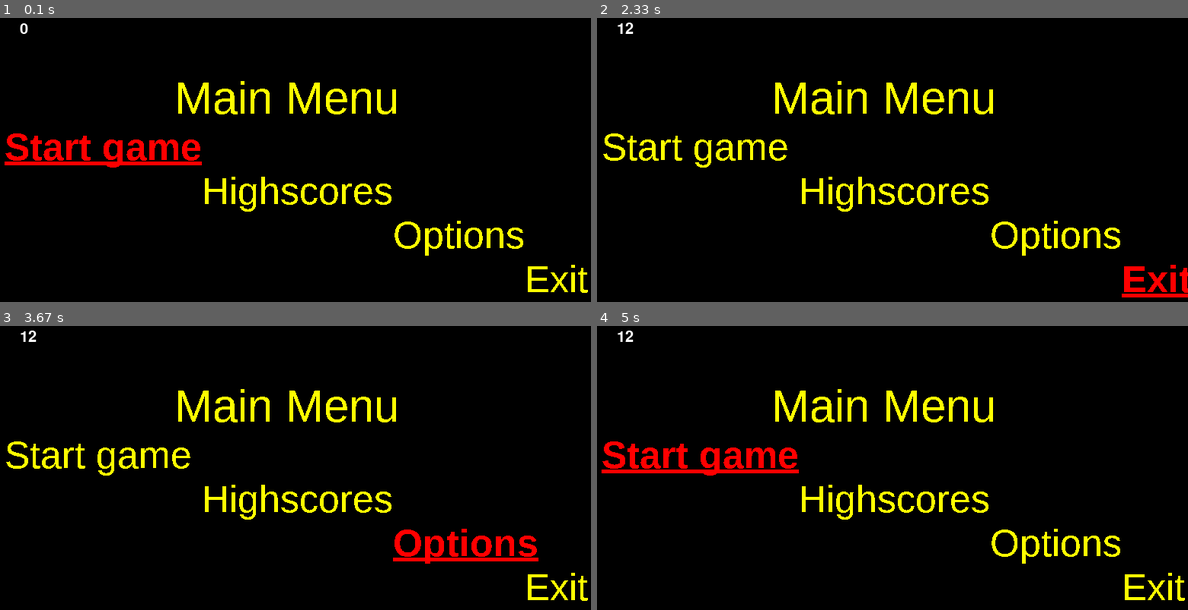
Above: before the commit, frames 1-4 (two rows, left to right).
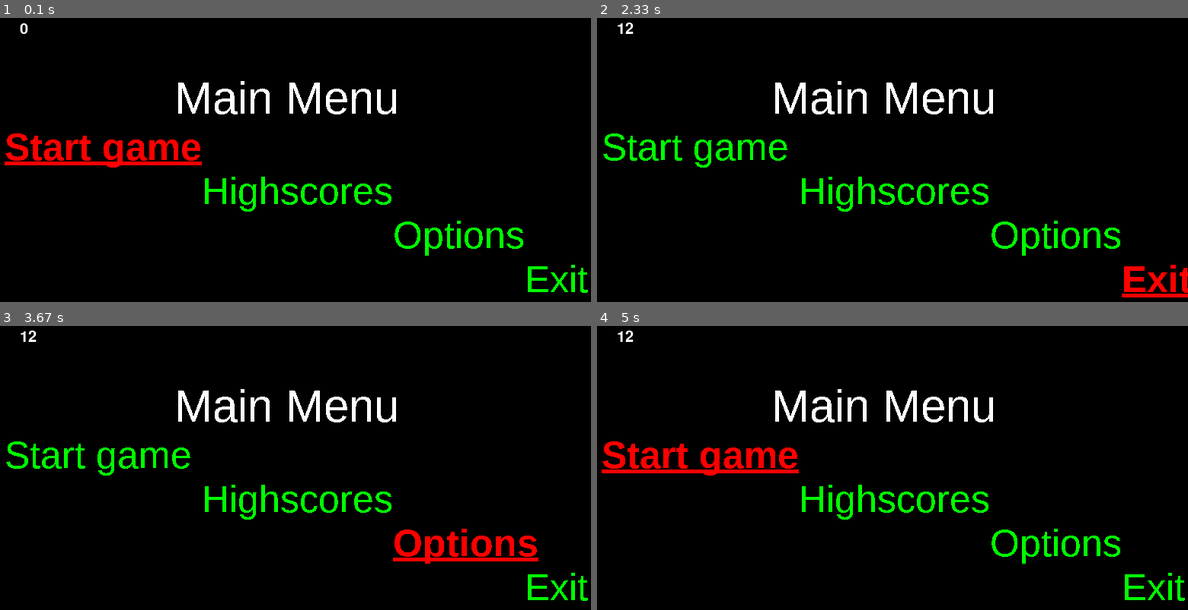
Above: after the commit, the same moments.

Repository: Gibson223/mod-5
Game: pygame game, started from py/main.py
Same seed, same stepped clock (60 frames per second), same inputs: the game is played once before the commit and once after it.
Inputs:
- Up to frame 1 (0.1 s): no input
- Up to frame 2 (2.33 s): hold Right 0.33-0.8 s; hold Right 0.83-1.3 s; hold Left 1.33-1.87 s; hold Left 1.9-2.3 s
- Up to frame 3 (3.67 s): hold Right 2.33-2.97 s; hold Left 3-3.47 s; hold Right from 3.5 s (still down)
- Up to frame 4 (5 s): release Right at 3.97 s; hold Right 4-4.47 s; hold Left from 4.5 s (still down)

The runs differ from the first frame. In frame 1, 3.3% of the frame differs, in the area x 30-100%, y 22-97%; in frame 2, 3.9%, in the area x 1-89%, y 22-84%; in frame 3, 3.5%; in frame 4, 3.3%.

Commit message:
refactored and shortened functional parts. unnecessary parts commented out and can be be deleted

Diff:
--- a/py/main.py
+++ b/py/main.py
@@ -406,7 +406,6 @@
 class MainMenu:
     """
     contains menu rendering and keyhandling specific to menu
-    i mean not yet but it should
     """
     mainFont = None
     subFont = None
@@ -445,47 +444,55 @@
         self.highlight = pygame.font.SysFont('arial', 50, bold=True)
         self.highlight.set_underline(True)
 
-        self.mainmenu = self.writeText('Main Menu', self.mainFont)
-        self.startgamemenu = self.writeText('Start game', self.highlight)
-        self.highscoremenu = self.writeText('Highscores', self.subFont)
-        self.optionsmenu = self.writeText('Options', self.subFont)
-        self.exitmenu = self.writeText('Exit', self.subFont)
-        self.menuItems = { 0:self.startgamemenu, 1:self.highscoremenu, 2:self.optionsmenu, 3:self.exitmenu}
+        self.mainmenu = self.highField('Main Menu', self, self.mainFont)
+        self.startgamemenu = self.highField(self.texts[0], self, self.highlight)
+        self.highscoremenu = self.highField(self.texts[1], self, self.subFont)
+        self.optionsmenu = self.highField(self.texts[2], self, self.subFont)
+        self.exitmenu = self.highField(self.texts[3], self, self.subFont)
+        self.menuItems = {0: self.startgamemenu, 1: self.highscoremenu, 2: self.optionsmenu, 3: self.exitmenu}
         self.selectedItem = 0
-        # for x in range(0, len(self.menuItems)):
-        #     print(self.menuItems[x].get_size())# width, height
-        self.mainmenu_Width = constants.WINDOW_WIDTH // 2 - self.mainmenu.get_width()//2
+
+        # self.mainmenu_Width = constants.WINDOW_WIDTH // 2 - self.mainmenu.width//2
+        # self.mainmenu_Height = constants.WINDOW_HEIGHT*1/4 - self.mainmenu.height//2
+        # self.widths = [ self.mainmenu_Width + constants.MAINFONT, self.widths[0] + constants.SUBFONT,
+        #                self.widths[2] + constants.SUBFONT, self.widths[3] + constants.SUBFONT ]
+        self.mainmenu_Width = constants.WINDOW_WIDTH // 2 - self.mainmenu.width//2
         self.startgamemenu_Width = 30 #constants.WINDOW_WIDTH/1000 # + self.startgamemenu.get_width()//2
-        self.highscoremenu_Width = self.startgamemenu_Width + self.startgamemenu.get_width()
-        self.optionsmenu_Width = self.highscoremenu_Width + self.highscoremenu.get_width()
-        self.exitmenu_Width = self.optionsmenu_Width + self.optionsmenu.get_width()
-        # height menuItems
-        self.mainmenu_Height = constants.WINDOW_HEIGHT*1/4 - self.mainmenu.get_height()//2
+        self.highscoremenu_Width = self.startgamemenu_Width + self.startgamemenu.width
+        self.optionsmenu_Width = self.highscoremenu_Width + self.highscoremenu.width
+        self.exitmenu_Width = self.optionsmenu_Width + self.optionsmenu.width
+        # self.heights = {0: self.mainmenu_Height + constants.MAINFONT, 1: self.heights[0] + constants.SUBFONT,
+        #                 2: self.heighs[2] + constants.SUBFONT, 3: self.heights[3] + constants.SUBFONT }
+        self.mainmenu_Height = constants.WINDOW_HEIGHT*1/4 - self.mainmenu.height//2
         self.startgamemenu_Height = self.mainmenu_Height + constants.MAINFONT
         self.highscoremenu_Height = self.startgamemenu_Height + constants.SUBFONT
         self.optionsmenu_Height = self.highscoremenu_Height + constants.SUBFONT
         self.exitmenu_Height = self.optionsmenu_Height + constants.SUBFONT
-        self.menucolor = 'RED'
 
         AudioObj.playMusic('menu')
 
         self.nextGameState = self
 
-    # TODO use subclass instances for the various screen items
-    # something like this
-    class MenuOption:
-        text = None
+    class highField():
+        parent = None
         width = None
         height = None
-
-        def __init__(self, width, height, text):
-            self.width, self.height = width, height
-            self.text = text
-
-            self.mainFont = pygame.font.SysFont('arial', 60)
-            self.subFont = pygame.font.SysFont('arial', 50)
-            self.highlight = pygame.font.SysFont('arial', 50, bold=True)
-            self.highlight.set_underline(True)
+        text = None
+
+        def __init__(self, text, parent, chosenfont=None):
+            self.parent = parent
+            if chosenfont == (None or self.parent.subFont):
+                # print('none')
+                self.text = self.parent.subFont.render(text, False, constants.colors['GREEN'])
+            elif chosenfont == self.parent.mainFont:
+                # print('main')
+                self.text = self.parent.mainFont.render(text, False, constants.colors['WHITE'])
+            else:
+                print('high')
+                self.text = self.parent.highlight.render(text, False, constants.colors['RED'])
+
+            self.width = self.text.get_width()
+            self.height = self.text.get_height()
 
     def handleKeys(self, keysPressed):
         if keyBindings.checkPress('exit', keysPressed):
@@ -493,15 +500,16 @@
             return
 
         if keyBindings.checkPress('left', keysPressed):
-            self.menuItems[self.selectedItem] = self.writeText(self.texts[self.selectedItem], self.subFont)
-            self.selectedItem = (self.selectedItem - 1) % len(self.menuItems)
-            self.menuItems[self.selectedItem] = self.writeText(self.texts[self.selectedItem], self.highlight)
+            self.move('left')
+            # self.menuItems[self.selectedItem] = self.highField(self.texts[self.selectedItem], self, chosenfont=self.subFont)
+            # self.selectedItem = (self.selectedItem - 1) % len(self.menuItems)
+            # self.menuItems[self.selectedItem] = self.highField(self.texts[self.selectedItem], self, chosenfont=self.highlight)
 
         if keyBindings.checkPress('right', keysPressed):
-            self.menuItems[self.selectedItem] = self.writeText(self.texts[self.selectedItem], self.subFont)
-            self.selectedItem = (self.selectedItem + 1) % len(self.menuItems)
-            self.menuItems[self.selectedItem] = self.writeText(self.texts[self.selectedItem], self.highlight)
-
+            self.move('right')
+            # self.menuItems[self.selectedItem] = self.highField(self.texts[self.selectedItem], self, chosenfont=self.subFont)
+            # self.selectedItem = (self.selectedItem + 1) % len(self.menuItems)
+            # self.menuItems[self.selectedItem] = self.highField(self.texts[self.selectedItem], self, chosenfont=self.highlight)
         if keyBindings.checkPress('activate', keysPressed):
 
             global GameStateObj
@@ -518,31 +526,29 @@
             elif self.selectedItem == 3:
                 pygame.event.post(pygame.event.Event(pygame.QUIT))
 
-    def writeText(self, text, font):
-        if font == self.mainFont:
-            return self.mainFont.render(text, False, constants.colors['YELLOW'])
-        if font == self.subFont:
-            return self.subFont.render(text, False, constants.colors['YELLOW'])
-        if font == self.highlight:
-            return self.highlight.render(text, False, constants.colors['RED'])
+    def move(self, move):
+        self.menuItems[self.selectedItem] = self.highField(self.texts[self.selectedItem], self,
+                                                           chosenfont=self.subFont)
+        self.selectedItem = (self.selectedItem + (1 if move == 'right' else - 1)) % len(self.menuItems)
+        self.menuItems[self.selectedItem] = self.highField(self.texts[self.selectedItem], self,
+                                                           chosenfont=self.highlight)
 
     def update(self, keystohandle):
         self.handleKeys(keystohandle)
-
         Screen.fill(constants.colors["BLACK"])
-
-        Screen.blit(self.mainmenu, (self.mainmenu_Width, self.mainmenu_Height))
-        Screen.blit(self.menuItems[0], (self.startgamemenu_Width, self.startgamemenu_Height))
-        Screen.blit(self.menuItems[1], (self.highscoremenu_Width, self.highscoremenu_Height))
-        Screen.blit(self.menuItems[2], (self.optionsmenu_Width, self.optionsmenu_Height))
-        Screen.blit(self.menuItems[3], (self.exitmenu_Width, self.exitmenu_Height))
+        Screen.blit(self.mainmenu.text, (self.mainmenu_Width, self.mainmenu_Height))
+        Screen.blit(self.menuItems[0].text, (self.startgamemenu_Width, self.startgamemenu_Height))
+        Screen.blit(self.menuItems[1].text, (self.highscoremenu_Width, self.highscoremenu_Height))
+        Screen.blit(self.menuItems[2].text, (self.optionsmenu_Width, self.optionsmenu_Height))
+        Screen.blit(self.menuItems[3].text, (self.exitmenu_Width, self.exitmenu_Height))
 
         pygame.time.delay(80)
 
 
 class HighScores:
-    # pygame.font.init()
-    # print(pygame.font.get_fonts())
+    """
+    contains rendering for highscores menu and keyhandling specific to highscores menu
+    """
     highMenu = None
     rows = None
     window = 0
@@ -552,7 +558,6 @@
         pygame.display.set_caption(constants.GAME_NAME + ' - HighScores')
         self.mainFont = pygame.font.SysFont('informalroman', 60)  # 76? HEIGTH
         self.subFont = pygame.font.SysFont('couriernew', 50)  # 58 HEIGTH
-        self.mainFont.set_underline(True)
         self.pageFont = pygame.font.SysFont('courgiernew', 60)
         self.highlight = pygame.font.SysFont('couriernew', 50, bold=True)
         self.highlight.set_underline(True)
@@ -569,13 +574,6 @@
         self.nextGameState = self
 
     class highField():
-        # mainFont = pygame.font.SysFont('couriernew', 60)  # 76? HEIGTH
-        # subFont = pygame.font.SysFont('arial', 50)  # 58 HEIGTH
-        # highlight = pygame.font.SysFont('arial', 50, bold=True)
-        # highlight.set_underline(True)
-        # mainFont = None
-        # subFont = None
-        # highlight = None
         parent = None
         width = None
         height = None
@@ -583,7 +581,7 @@
 
         def __init__(self, text, parent, chosenfont=None):
             self.parent = parent
-            if chosenfont == None:
+            if chosenfont == (None or self.parent.subFont):
                 # print('none')
                 self.text = self.parent.subFont.render(text, False, constants.colors['GREEN'])
             elif chosenfont == self.parent.mainFont:
@@ -598,9 +596,19 @@
 
             self.width = self.text.get_width()
             self.height = self.text.get_height()
-
-        # def settext(self, text, selectedfont=parent.subFont):
-        #     self.text = self.writeText(self, text, self.parent.selectedfont)
+        # def settext(self, newtext, chosenfont=None):
+        #     if chosenfont == (None or self.parent.subFont):
+        #         # print('none')
+        #         self.text = self.parent.subFont.render(newtext, False, constants.colors['GREEN'])
+        #     elif chosenfont == self.parent.mainFont:
+        #         # print('main')
+        #         self.text = self.parent.mainFont.render(newtext, False, constants.colors['WHITE'])
+        #     elif chosenfont == self.parent.pageFont:
+        #         # print('pagefont')
+        #         self.text = self.parent.pageFont.render(newtext, False, constants.colors['WHITE'])
+        #     else:
+        #         # print('high')
+        #         self.text = self.parent.highlight.render(newtext, False, constants.colors['RED'])
 
     def handleKeys(self, keysPressed):
 
@@ -609,7 +617,7 @@
             pygame.time.delay(500)
             return
 
-        if keyBindings.checkPress('left', keysPressed) and self.window:
+        if keyBindings.checkPress('left', keysPressed):
             print('entered with window:', self.window)
             if self.window == 0:
                 print('should start mainmenu...')
